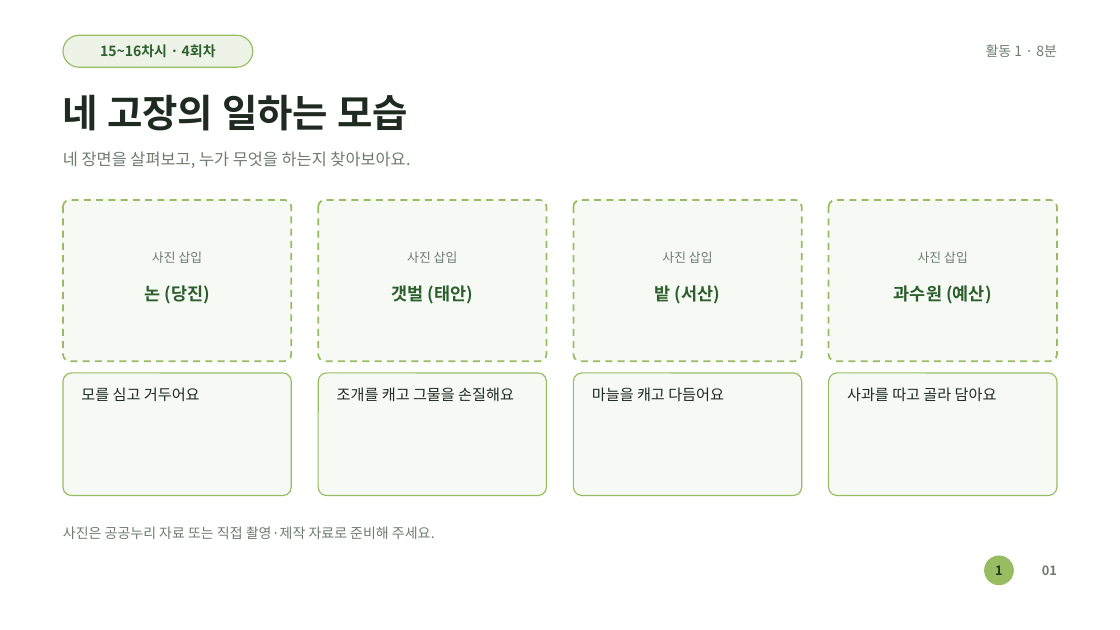
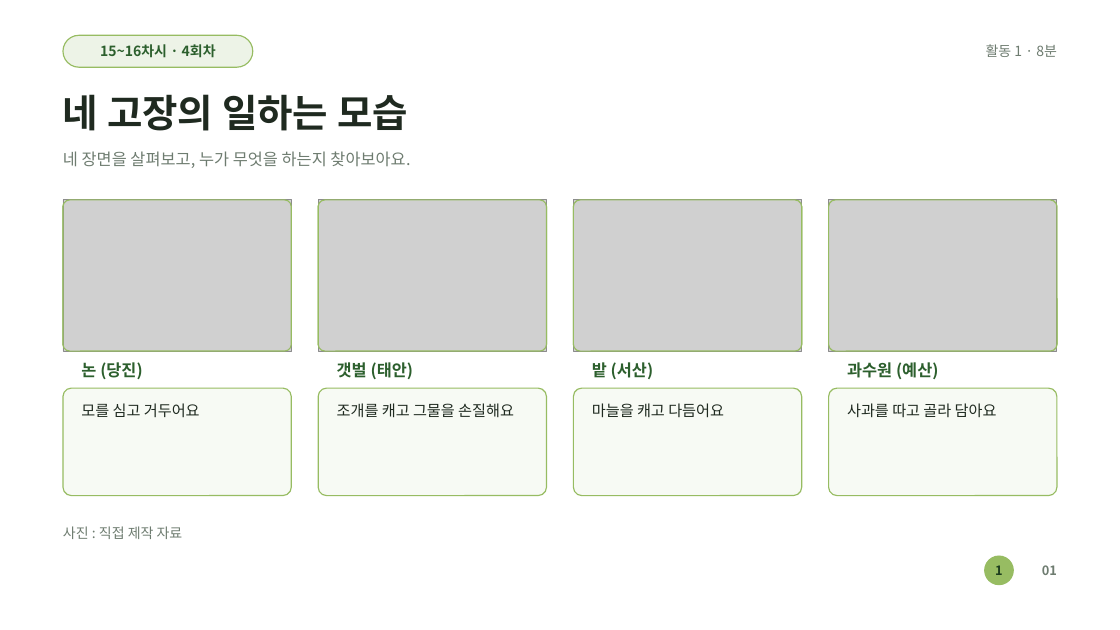
Before and after one commit to AHyeon97/work-for-AH, a slide deck: slide 9 of 우리고장 탐험대/13~16차시(서산당진태안예산)/늘봄앵커_우리충남탐험놀이_15~16차시(서산당진태안예산_생활과공동체)_수업PPT.pptx. Drawn at 1120x630 pixels with LibreOffice and Linux fonts; fonts in the diff are those of the drawing; grey boxes stand for pictures. Boxes give left, top, right and bottom in pixels: in the first picture for what was removed or moved away, otherwise in the second. Text is boxed around its words. In the diff, an @@ line names an element or a change of style, - is before the commit and + after.

```diff
--- a/우리고장 탐험대/13~16차시(서산당진태안예산)/늘봄앵커_우리충남탐험놀이_15~16차시(서산당진태안예산_생활과공동체)_수업PPT.pptx
+++ b/우리고장 탐험대/13~16차시(서산당진태안예산)/늘봄앵커_우리충남탐험놀이_15~16차시(서산당진태안예산_생활과공동체)_수업PPT.pptx
@@ rounded rectangle: place and size @@
-rounded rectangle at bbox=[63, 200, 292, 361]
+rounded rectangle at bbox=[63, 200, 292, 351]
@@ picture added at bbox=[63, 200, 292, 351] @@
@@ rounded rectangle added at bbox=[63, 200, 292, 351], outline #97BC62 1 pt @@
@@ rounded rectangle: place and size @@
-rounded rectangle at bbox=[318, 200, 547, 361]
+rounded rectangle at bbox=[318, 200, 547, 351]
@@ picture added at bbox=[318, 200, 547, 351] @@
@@ rounded rectangle added at bbox=[318, 200, 547, 351], outline #97BC62 1 pt @@
@@ rounded rectangle: place and size @@
-rounded rectangle at bbox=[574, 200, 802, 361]
+rounded rectangle at bbox=[574, 200, 802, 351]
@@ picture added at bbox=[574, 200, 802, 351] @@
@@ rounded rectangle added at bbox=[574, 200, 802, 351], outline #97BC62 1 pt @@
@@ outline #97BC62 1.5 pt dashed to #97BC62 1 pt; proportions changed in 4 elements at bbox=[63, 200, 292, 351], bbox=[318, 200, 547, 351], bbox=[574, 200, 802, 351], bbox=[828, 200, 1057, 351] @@
@@ rounded rectangle: place and size @@
-rounded rectangle at bbox=[828, 200, 1057, 361]
+rounded rectangle at bbox=[828, 200, 1057, 351]
@@ picture added at bbox=[828, 200, 1057, 351] @@
@@ rounded rectangle added at bbox=[828, 200, 1057, 351], outline #97BC62 1 pt @@
@@ text removed at bbox=[152, 251, 203, 263] @@
-사진 삽입
@@ text removed at bbox=[407, 251, 458, 263] @@
-사진 삽입
@@ text removed at bbox=[662, 251, 713, 263] @@
-사진 삽입
@@ text removed at bbox=[918, 251, 968, 263] @@
-사진 삽입
@@ text "논 (당진)": place and size @@
-text "논 (당진)" at bbox=[144, 285, 209, 304]
+text "논 (당진)" at bbox=[81, 362, 142, 379]
@@ text "갯벌 (태안)": place and size @@
-text "갯벌 (태안)" at bbox=[392, 285, 473, 304]
+text "갯벌 (태안)" at bbox=[337, 362, 413, 379]
@@ text "밭 (서산)": place and size @@
-text "밭 (서산)" at bbox=[655, 285, 720, 304]
+text "밭 (서산)" at bbox=[592, 362, 653, 379]
@@ size 15 to 14 pt; alignment centre to left in 4 elements at bbox=[81, 362, 142, 379], bbox=[337, 362, 413, 379], bbox=[592, 362, 653, 379], bbox=[847, 362, 938, 379] @@
@@ text "과수원 (예산)": place and size @@
-text "과수원 (예산)" at bbox=[894, 285, 991, 304]
+text "과수원 (예산)" at bbox=[847, 362, 938, 379]
@@ rounded rectangle: place and size @@
-rounded rectangle at bbox=[63, 373, 292, 496]
+rounded rectangle at bbox=[63, 388, 292, 496]
@@ rounded rectangle: place and size @@
-rounded rectangle at bbox=[318, 373, 547, 496]
+rounded rectangle at bbox=[318, 388, 547, 496]
@@ rounded rectangle: place and size @@
-rounded rectangle at bbox=[574, 373, 802, 496]
+rounded rectangle at bbox=[574, 388, 802, 496]
@@ proportions changed in 4 elements at bbox=[63, 388, 292, 496], bbox=[318, 388, 547, 496], bbox=[574, 388, 802, 496], bbox=[828, 388, 1057, 496] @@
@@ rounded rectangle: place and size @@
-rounded rectangle at bbox=[828, 373, 1057, 496]
+rounded rectangle at bbox=[828, 388, 1057, 496]
@@ text "모를 심고 거두어요": place and size @@
-text "모를 심고 거두어요" at bbox=[81, 387, 200, 401]
+text "모를 심고 거두어요" at bbox=[81, 403, 200, 417]
@@ text "조개를 캐고 그물을 손질해요": place and size @@
-text "조개를 캐고 그물을 손질해요" at bbox=[337, 387, 514, 401]
+text "조개를 캐고 그물을 손질해요" at bbox=[337, 403, 514, 417]
@@ text "마늘을 캐고 다듬어요": place and size @@
-text "마늘을 캐고 다듬어요" at bbox=[592, 387, 724, 402]
+text "마늘을 캐고 다듬어요" at bbox=[592, 403, 724, 418]
@@ text "사과를 따고 골라 담아요": place and size @@
-text "사과를 따고 골라 담아요" at bbox=[847, 387, 997, 401]
+text "사과를 따고 골라 담아요" at bbox=[847, 403, 997, 417]
@@ text at bbox=[63, 526, 183, 539]: text changed @@
-사진은 공공누리 자료 또는 직접 촬영·제작 자료로 준비해 주세요.
+사진 : 직접 제작 자료
```
Also in this commit, not shown: 3 other slides changed, 36 other files.
